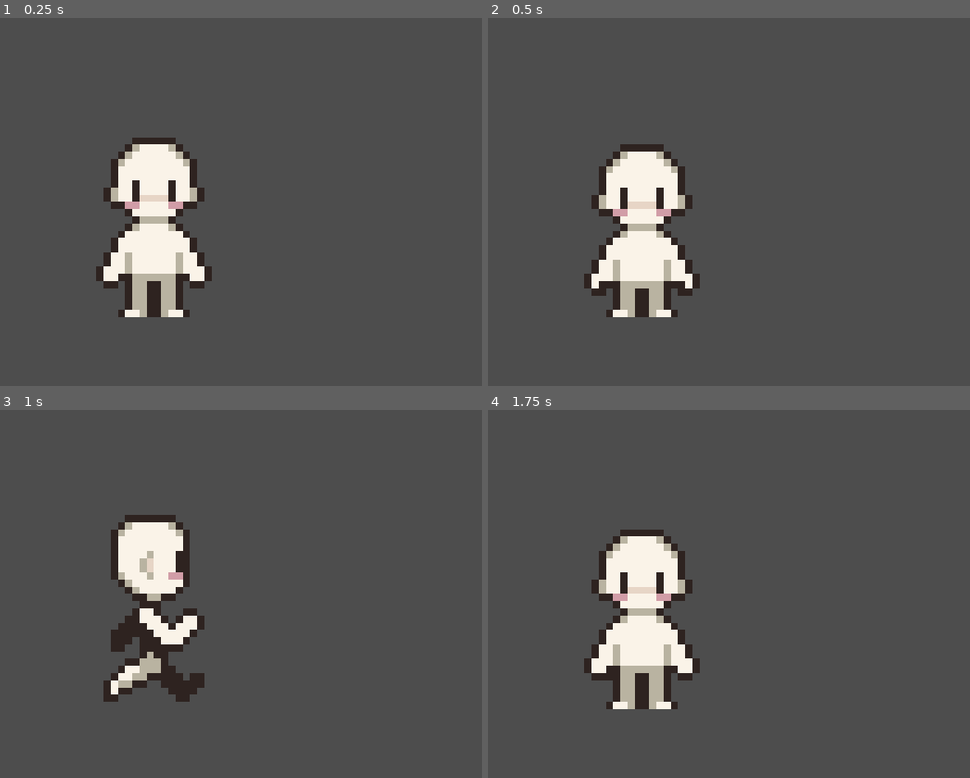
Above: before the commit, frames 1-4 (two rows, left to right).
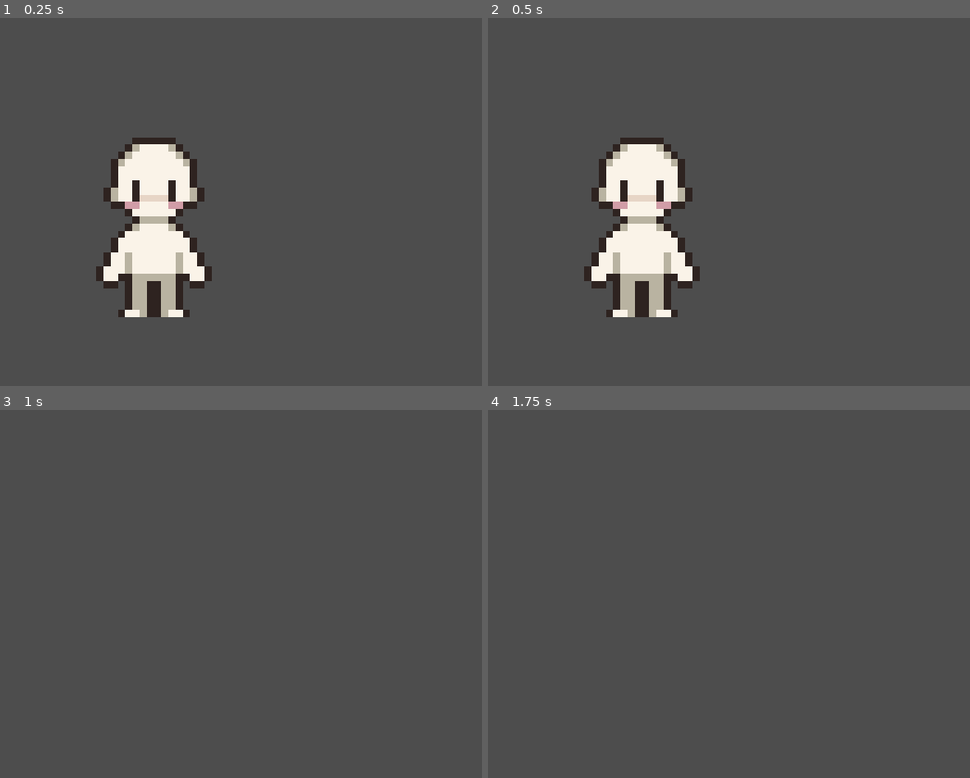
Above: after the commit, the same moments.

Repository: sparrow0p/NaNPlusPlus
Game: Godot game, scene res://Simple3D/scenes/simple_3d.tscn
The game is run twice, just before and just after one commit, with the same random seed, the same clock (stepped at 60 frames per second) and the same inputs. This scene is started directly instead of the project's main scene.
Inputs:
- Up to frame 1 (0.25 s): no input
- Up to frame 2 (0.5 s): no input
- Up to frame 3 (1 s): tap Enter (ui_accept) at 0.5, 0.77 s; hold Right (ui_right) from 0.53 s (still down)
- Up to frame 4 (1.75 s): release Right (ui_right) at 1.28 s; hold Down (ui_down) from 1.28 s (still down); tap Enter (ui_accept) at 1.52 s

Frame 1 is identical in both runs. In frame 2, 3.5% of the frame differs, in the area x 19-44%, y 32-76%; in frame 3, 6.8%; in frame 4, 8.0%, in the area x 19-44%, y 32-82%.

Commit message:
small fixes

Diff:
--- a/warsztaty-2-setup/Simple3D/scenes/simple_3d.tscn
+++ b/warsztaty-2-setup/Simple3D/scenes/simple_3d.tscn
@@ -36,7 +36,7 @@
 tracks/0/keys = {
 "times": PackedFloat32Array(0, 0.5, 1, 1.5),
 "transitions": PackedFloat32Array(1, 1, 1, 1),
-"update": 0,
+"update": 1,
 "values": [0, 1, 2, 3]
 }
 
@@ -54,7 +54,7 @@
 tracks/0/keys = {
 "times": PackedFloat32Array(0, 0.5, 1, 1.5),
 "transitions": PackedFloat32Array(1, 1, 1, 1),
-"update": 0,
+"update": 1,
 "values": [6, 7, 8, 9]
 }
 
@@ -72,7 +72,7 @@
 tracks/0/keys = {
 "times": PackedFloat32Array(0, 0.5, 1, 1.5),
 "transitions": PackedFloat32Array(1, 1, 1, 1),
-"update": 0,
+"update": 1,
 "values": [12, 13, 14, 15]
 }
 
@@ -89,7 +89,7 @@
 tracks/0/keys = {
 "times": PackedFloat32Array(0, 0.1, 0.2),
 "transitions": PackedFloat32Array(1, 1, 1),
-"update": 0,
+"update": 1,
 "values": [36, 37, 38]
 }
 
@@ -106,7 +106,7 @@
 tracks/0/keys = {
 "times": PackedFloat32Array(0, 0.1, 0.2),
 "transitions": PackedFloat32Array(1, 1, 1),
-"update": 0,
+"update": 1,
 "values": [40, 41, 42]
 }
 
@@ -123,26 +123,8 @@
 tracks/0/keys = {
 "times": PackedFloat32Array(0, 0.1, 0.2),
 "transitions": PackedFloat32Array(1, 1, 1),
-"update": 0,
+"update": 1,
 "values": [44, 45, 46]
-}
-
-[sub_resource type="Animation" id="Animation_cthtk"]
-resource_name = "run_down"
-length = 0.9
-loop_mode = 1
-step = 0.15
-tracks/0/type = "value"
-tracks/0/imported = false
-tracks/0/enabled = true
-tracks/0/path = NodePath("Sprite3D:frame")
-tracks/0/interp = 1
-tracks/0/loop_wrap = true
-tracks/0/keys = {
-"times": PackedFloat32Array(0, 0.15, 0.3, 0.45000002, 0.6, 0.75),
-"transitions": PackedFloat32Array(1, 1, 1, 1, 1, 1),
-"update": 0,
-"values": [18, 19, 20, 21, 22, 23]
 }
 
 [sub_resource type="Animation" id="Animation_o2r4g"]
@@ -159,7 +141,7 @@
 tracks/0/keys = {
 "times": PackedFloat32Array(0, 0.15, 0.3, 0.45000002, 0.6, 0.75),
 "transitions": PackedFloat32Array(1, 1, 1, 1, 1, 1),
-"update": 0,
+"update": 1,
 "values": [24, 25, 26, 27, 28, 29]
 }
 
@@ -177,8 +159,26 @@
 tracks/0/keys = {
 "times": PackedFloat32Array(0, 0.15, 0.3, 0.45000002, 0.6, 0.75),
 "transitions": PackedFloat32Array(1, 1, 1, 1, 1, 1),
-"update": 0,
+"update": 1,
 "values": [30, 31, 32, 33, 34, 35]
+}
+
+[sub_resource type="Animation" id="Animation_a5bbn"]
+resource_name = "run_down"
+length = 0.9
+loop_mode = 1
+step = 0.15
+tracks/0/type = "value"
+tracks/0/imported = false
+tracks/0/enabled = true
+tracks/0/path = NodePath("Sprite3D:frame")
+tracks/0/interp = 1
+tracks/0/loop_wrap = true
+tracks/0/keys = {
+"times": PackedFloat32Array(0, 0.15, 0.3, 0.45000002, 0.6, 0.75),
+"transitions": PackedFloat32Array(1, 1, 1, 1, 1, 1),
+"update": 1,
+"values": [18, 19, 20, 21, 22, 23]
 }
 
 [sub_resource type="AnimationLibrary" id="AnimationLibrary_7xaqm"]
@@ -190,7 +190,7 @@
 &"jump_down": SubResource("Animation_mgj8q"),
 &"jump_side": SubResource("Animation_rmkd6"),
 &"jump_up": SubResource("Animation_bmnls"),
-&"run_down": SubResource("Animation_cthtk"),
+&"run_down": SubResource("Animation_a5bbn"),
 &"run_side": SubResource("Animation_o2r4g"),
 &"run_up": SubResource("Animation_umapk")
 }
@@ -293,6 +293,9 @@
 [node name="Simple3D" type="Node3D"]
 metadata/_edit_lock_ = true
 
+[node name="Camera3D" type="Camera3D" parent="."]
+transform = Transform3D(1, 0, 0, 0, 1, 0, 0, 0, 1, 0, 1, 2)
+
 [node name="CharacterBody3D" type="CharacterBody3D" parent="."]
 transform = Transform3D(1, 0, 0, 0, 1.0000001, 0, 0, 0, 1.0000001, 0, 1, 0)
 script = ExtResource("1_mgj8q")
@@ -319,8 +322,5 @@
 tree_root = SubResource("AnimationNodeStateMachine_bxvl3")
 anim_player = NodePath("../AnimationPlayer")
 parameters/idle/blend_position = Vector2(0, 0.1)
-parameters/jump/blend_position = Vector2(0, 0.1)
+parameters/jump/blend_position = Vector2(-0.2989691, 0.73991036)
 parameters/run/blend_position = Vector2(0, 0.1)
-
-[node name="Camera3D" type="Camera3D" parent="CharacterBody3D"]
-transform = Transform3D(1, 0, 0, 0, 0.9999999, 0, 0, 0, 0.9999999, 0, 0, 1.9999998)
